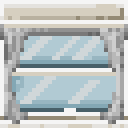
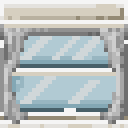
Layers edited between the first and the second 128 × 128 image:
painted on "curtain" over [0, 44, 128, 116]
